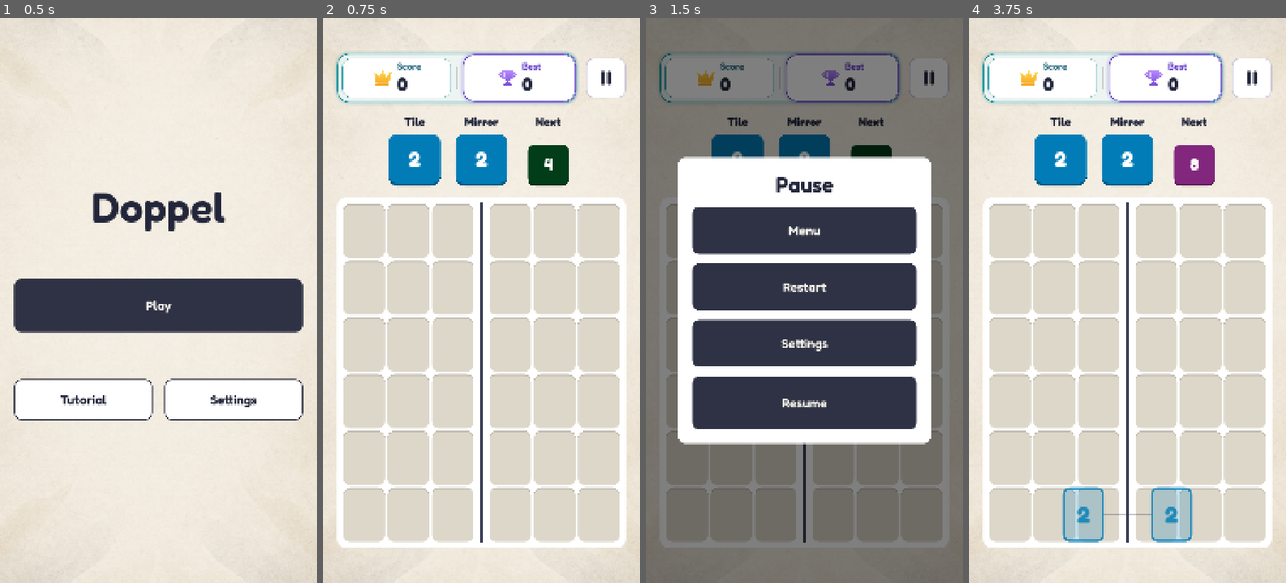
Above: before the commit, frames 1-4 (left to right).
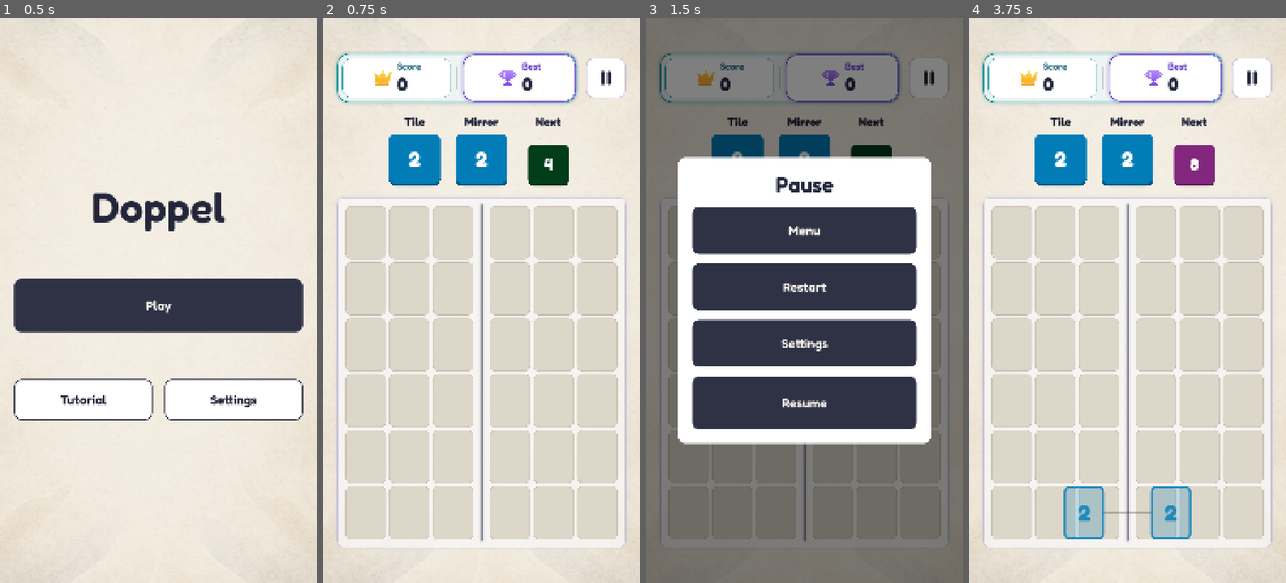
Above: after the commit, the same moments.

Repository: bpinto03/Doppel
Game: Godot game, scene res://scenes/main.tscn
The game is run twice, just before and just after one commit, with the same random seed, the same clock (stepped at 60 frames per second) and the same inputs. Sound files missing from this copy of the repository are replaced by a short silence.
Inputs (mouse positions are in pixels of both pictures, inside the frame that each line leads up to):
- Up to frame 1 (0.5 s): no input
- Up to frame 2 (0.75 s): click "Play" at 0.5 s
- Up to frame 3 (1.5 s): click (928, 80) at 1.25 s
- Up to frame 4 (3.75 s): click "Restart" at 2 s; tap Enter at 2.75 s; drag from (1127, 373) to (1159, 176) at 2.77 s; tap Space at 3.5 s; drag from (1064, 328) to (1111, 413) at 3.52 s

Frame 1 is identical in both runs. In frame 2, 5.3% of the frame differs, in the area x 4-96%, y 20-94%; in frame 3, 1.1%; in frame 4, 6.0%.

Commit message:
feat: board frame, outlined cells and glowing axis
The frame is translucent with a thin glowing border, empty cells get a
light outline instead of the sunken top, the axis glows, and tiles glow
in their own color. Tile glows are the costliest (about 4,100 more
primitives on a full board) and turn off with tile_glow_opacity = 0.

Diff:
--- a/data/board_style.tres
+++ b/data/board_style.tres
@@ -4,7 +4,10 @@
 
 [resource]
 script = ExtResource("1_style")
-frame_padding = 16.0
-frame_corner_radius = 28
-cell_gap_ratio = 0.06
-axis_width = 6.0
+frame_padding = 23.0
+frame_corner_radius = 23
+frame_border_width = 2
+frame_glow_size = 14
+cell_gap_ratio = 0.07
+axis_width = 5.0
+axis_glow_size = 8
--- a/data/palette_night.tres
+++ b/data/palette_night.tres
@@ -19,8 +19,12 @@
 record_accent = Color(0.5608, 0.4706, 0.9137, 1)
 score_caption = Color(0.749, 0.8431, 0.9725, 1)
 record_caption = Color(0.7647, 0.6078, 0.9961, 1)
+frame_fill = Color(0.1059, 0.1216, 0.2196, 0.85)
+frame_border = Color(0.2784, 0.3451, 0.6039, 1)
 empty_cell = Color(0.149, 0.1686, 0.2275, 1)
+cell_outline = Color(0.1843, 0.2118, 0.302, 1)
 axis = Color(0.7882, 0.8118, 0.8745, 1)
 highlight = Color(1, 0.8235, 0.302, 1)
 tile_text = Color(0.07843, 0.08627, 0.1216, 1)
+tile_glow_opacity = 0.3
 tile_colors = Array[Color]([Color(0.1686, 0.8706, 0.7686, 1), Color(0.7608, 0.4431, 0.7333, 1), Color(0.949, 0.9255, 1, …(294 unchanged characters)…
--- a/data/palette_paper.tres
+++ b/data/palette_paper.tres
@@ -19,8 +19,12 @@
 record_accent = Color(0.4196, 0.2706, 0.7882, 1)
 score_caption = Color(0.1843, 0.4353, 0.5255, 1)
 record_caption = Color(0.4196, 0.2706, 0.7882, 1)
+frame_fill = Color(1, 1, 1, 0.6)
+frame_border = Color(0.7843, 0.7608, 0.8392, 1)
 empty_cell = Color(0.8667, 0.8431, 0.7922, 1)
+cell_outline = Color(0.7686, 0.7412, 0.6824, 1)
 axis = Color(0.2275, 0.2471, 0.3333, 1)
 highlight = Color(0.9098, 0.349, 0.04706, 1)
 tile_text = Color(1, 1, 1, 1)
+tile_glow_opacity = 0.0
 tile_colors = Array[Color]([Color(0.003922, 0.4863, 0.7176, 1), Color(0.003922, 0.2392, 0.09412, 1), Color(0.5098, 0.15 …(327 unchanged characters)…
--- a/scripts/ui/board_style.gd
+++ b/scripts/ui/board_style.gd
@@ -4,6 +4,11 @@
 ## Space between the frame edge and the cells, in pixels.
 @export var frame_padding: float
 @export var frame_corner_radius: int
+@export var frame_border_width: int
+## Size of the glow around the frame, in pixels.
+@export var frame_glow_size: int
 ## Space between two cells, relative to the cell width.
 @export var cell_gap_ratio: float
 @export var axis_width: float
+## Size of the glow around the axis, in pixels.
+@export var axis_glow_size: int
--- a/scripts/ui/board_view.gd
+++ b/scripts/ui/board_view.gd
@@ -34,8 +34,7 @@
 var tile_painter: TilePainter:
 	set(value):
 		tile_painter = value
-		_frame_box.bg_color = tile_painter.palette.panel
-		_axis.color = tile_painter.palette.axis
+		_apply_palette_to_frame_and_axis(tile_painter.palette)
 		queue_redraw()
 
 var _session: GameSession
@@ -67,11 +66,15 @@
 ## Holds the axis and board effects, so they move with the drawn board.
 var _effects_layer := Node2D.new()
 var _shake_offset := Vector2.ZERO
-var _axis := ColorRect.new()
+var _axis := Panel.new()
+var _axis_box := StyleBoxFlat.new()
 
 
 func _ready() -> void:
 	_frame_box.set_corner_radius_all(BOARD_STYLE.frame_corner_radius)
+	_frame_box.set_border_width_all(BOARD_STYLE.frame_border_width)
+	_axis_box.set_corner_radius_all(ceili(BOARD_STYLE.axis_width / 2.0))
+	_axis.add_theme_stylebox_override(&"panel", _axis_box)
 	_axis.mouse_filter = Control.MOUSE_FILTER_IGNORE
 	_axis.visible = false
 	_effects_layer.add_child(_axis)
@@ -374,12 +377,15 @@
 		return
 	draw_set_transform(_shake_offset)
 	_frame_box.draw(get_canvas_item(), _get_frame_rect())
-	for column: int in _displayed_board.get_column_count():
-		for row: int in _displayed_board.row_count:
-			var cell := Vector2i(column, row)
-			var is_drawn_elsewhere: bool = _hidden_cells.has(cell) or _scaled_cells.has(cell)
-			var level: int = BoardState.EMPTY_CELL if is_drawn_elsewhere else _displayed_board.get_level(cell)
-			tile_painter.draw_tile(self, _get_tile_rect(cell), level)
+	# Empty cells first, so no cell covers the glow of a neighboring tile.
+	for is_tile_pass: bool in [false, true]:
+		for column: int in _displayed_board.get_column_count():
+			for row: int in _displayed_board.row_count:
+				var cell := Vector2i(column, row)
+				var is_drawn_elsewhere: bool = _hidden_cells.has(cell) or _scaled_cells.has(cell)
+				var level: int = BoardState.EMPTY_CELL if is_drawn_elsewhere else _displayed_board.get_level(cell)
+				if (level != BoardState.EMPTY_CELL) == is_tile_pass:
+					tile_painter.draw_tile(self, _get_tile_rect(cell), level)
 	_draw_scaled_tiles()
 	_draw_blocked_columns()
 	_draw_moving_tiles()
@@ -455,6 +461,16 @@
 	draw_line(Vector2(axis_rect.get_center().x, axis_rect.position.y), Vector2(axis_rect.get_center().x, axis_rect.end.y), color, width)
 
 
+func _apply_palette_to_frame_and_axis(palette: ThemePalette) -> void:
+	_frame_box.bg_color = palette.frame_fill
+	_frame_box.border_color = palette.frame_border
+	_frame_box.shadow_color = Color(palette.frame_border, palette.glow_opacity)
+	_frame_box.shadow_size = BOARD_STYLE.frame_glow_size if palette.glow_opacity > 0.0 else 0
+	_axis_box.bg_color = palette.axis
+	_axis_box.shadow_color = Color(palette.axis, palette.glow_opacity)
+	_axis_box.shadow_size = BOARD_STYLE.axis_glow_size if palette.glow_opacity > 0.0 else 0
+
+
 func _place_axis() -> void:
 	_axis.visible = _displayed_board != null
 	if _axis.visible:
--- a/scripts/ui/theme_palette.gd
+++ b/scripts/ui/theme_palette.gd
@@ -13,7 +13,7 @@
 @export var button_text: Color
 ## Border of the pause button.
 @export var panel_border: Color
-## Opacity of the glows around the HUD panels and values; 0 removes them.
+## Opacity of the glows around the HUD, the board frame and the axis; 0 removes them.
 @export var glow_opacity: float
 
 @export_group("HUD")
@@ -29,7 +29,13 @@
 @export var record_caption: Color
 
 @export_group("Board")
+## Translucent fill of the board frame.
+@export var frame_fill: Color
+## Board frame border and glow.
+@export var frame_border: Color
 @export var empty_cell: Color
+## Thin light outline of empty cells.
+@export var cell_outline: Color
 @export var axis: Color
 ## Tutorial highlight of the target column, cells and axis.
 @export var highlight: Color
@@ -37,6 +43,8 @@
 @export_group("Tiles")
 ## Value text, the same on every tile so all tiles share one contrast rule.
 @export var tile_text: Color
+## Opacity of the glow around each tile, in its own color; 0 removes it, the first saving to try if the frame rate drops.
+@export var tile_glow_opacity: float
 ## One color per level, from level 1.
 @export var tile_colors: Array[Color]
 
--- a/scripts/ui/tile_painter.gd
+++ b/scripts/ui/tile_painter.gd
@@ -4,12 +4,12 @@
 ## Text is measured at this size, then scaled: glyph widths grow linearly with the font size.
 const REFERENCE_FONT_SIZE: int = 100
 ## Corner radius and relief are relative to the tile's shorter side, so stretched cells keep round corners.
-const CORNER_RADIUS_RATIO: float = 0.16
+const CORNER_RADIUS_RATIO: float = 0.12
 const RELIEF_RATIO: float = 0.05
 const RELIEF_DARKENING: float = 0.3
-## Empty cells look sunken: a darker top border, the reverse of the tile relief.
-const HOLLOW_DEPTH_RATIO: float = 0.04
-const HOLLOW_DARKENING: float = 0.12
+const CELL_OUTLINE_RATIO: float = 0.015
+## Glow size relative to the tile's shorter side; its opacity comes from the palette.
+const GLOW_SIZE_RATIO: float = 0.08
 
 var palette: ThemePalette
 var _text_config: TileTextConfig
@@ -23,13 +23,16 @@
 
 func draw_tile(canvas: CanvasItem, rect: Rect2, level: int, opacity: float = 1.0) -> void:
 	if level == BoardState.EMPTY_CELL:
-		_draw_hollow(canvas, rect, Color(palette.empty_cell, opacity))
+		_draw_empty_cell(canvas, rect, opacity)
 		return
 	var tile_color := Color(palette.get_tile_color(level), opacity)
 	var relief: int = roundi(_get_shorter_side(rect) * RELIEF_RATIO)
 	_set_up_box(rect, tile_color)
 	_tile_box.border_width_bottom = relief
 	_tile_box.border_color = tile_color.darkened(RELIEF_DARKENING)
+	if palette.tile_glow_opacity > 0.0:
+		_tile_box.shadow_color = Color(tile_color, palette.tile_glow_opacity * opacity)
+		_tile_box.shadow_size = roundi(_get_shorter_side(rect) * GLOW_SIZE_RATIO)
 	_tile_box.draw(canvas.get_canvas_item(), rect)
 	var face := Rect2(rect.position, rect.size - Vector2(0.0, relief))
 	_draw_value(canvas, face, str(MergeScoring.calculate_tile_value(level)), Color(palette.tile_text, opacity))
@@ -65,10 +68,10 @@
 	return floori(minf(width_limited_size, height_limited_size))
 
 
-func _draw_hollow(canvas: CanvasItem, rect: Rect2, color: Color) -> void:
-	_set_up_box(rect, color)
-	_tile_box.border_width_top = roundi(_get_shorter_side(rect) * HOLLOW_DEPTH_RATIO)
-	_tile_box.border_color = color.darkened(HOLLOW_DARKENING)
+func _draw_empty_cell(canvas: CanvasItem, rect: Rect2, opacity: float) -> void:
+	_set_up_box(rect, Color(palette.empty_cell, opacity))
+	_tile_box.set_border_width_all(maxi(1, roundi(_get_shorter_side(rect) * CELL_OUTLINE_RATIO)))
+	_tile_box.border_color = Color(palette.cell_outline, opacity)
 	_tile_box.draw(canvas.get_canvas_item(), rect)
 
 
@@ -76,6 +79,7 @@
 func _set_up_box(rect: Rect2, color: Color) -> void:
 	_tile_box.draw_center = true
 	_tile_box.set_border_width_all(0)
+	_tile_box.shadow_size = 0
 	_tile_box.bg_color = color
 	_tile_box.border_color = color
 	_tile_box.set_corner_radius_all(roundi(_get_shorter_side(rect) * CORNER_RADIUS_RATIO))
Not shown, changed: docs/architecture.md
Not shown, changed: docs/balancing.md
